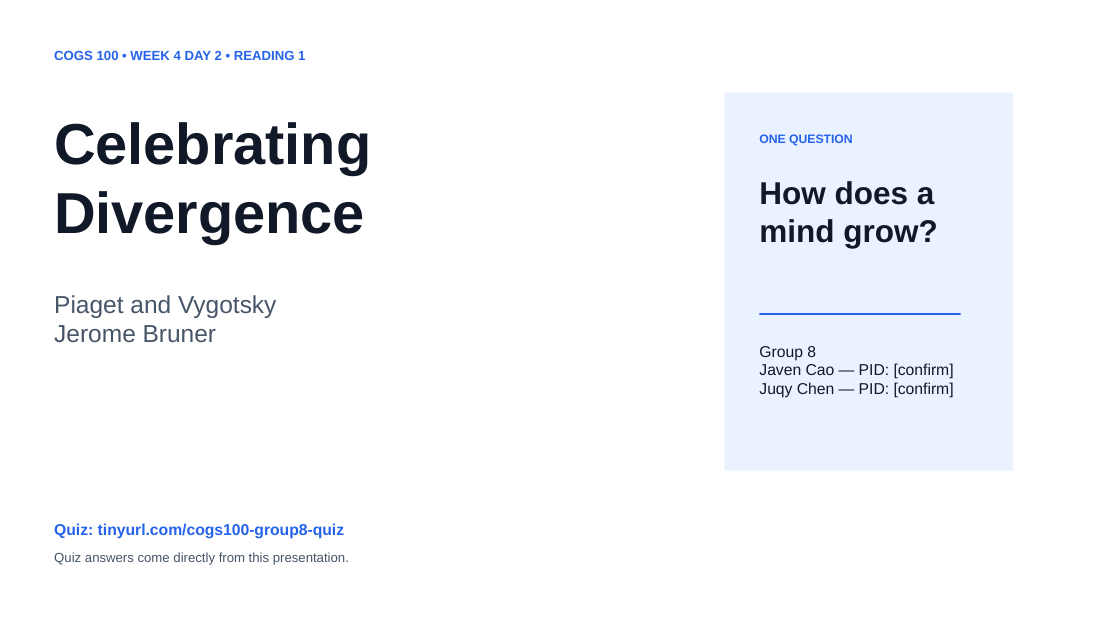
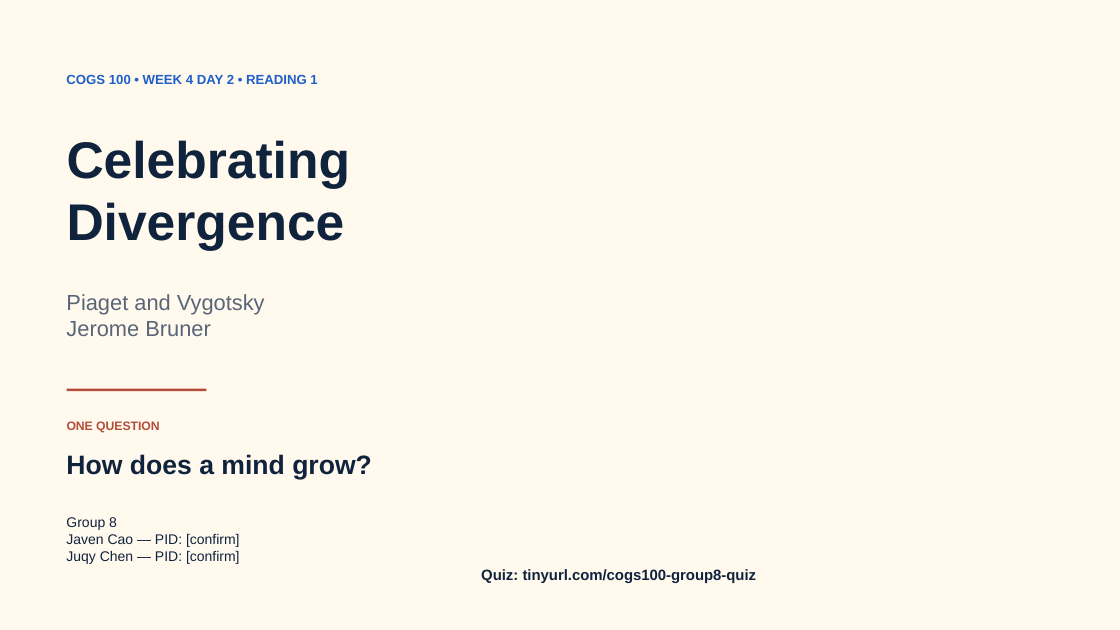
Before and after one commit to j-a-v-e-n/knowledge-vault, a slide deck: slide 1 of outputs/COGS100_Group8_Piaget_Vygotsky.pptx. Drawn at 1120x630 pixels with LibreOffice and Linux fonts; fonts in the diff are those of the drawing; background and template pictures are left out. Boxes give left, top, right and bottom in pixels: in the first picture for what was removed or moved away, otherwise in the second. Text is boxed around its words. In the diff, an @@ line names an element or a change of style, - is before the commit and + after.

```diff
--- a/outputs/COGS100_Group8_Piaget_Vygotsky.pptx
+++ b/outputs/COGS100_Group8_Piaget_Vygotsky.pptx
@@ background #FFFFFF to picture (left out) @@
@@ rectangle added at [37,37,444,593], fill #FFF9EE at 94% opacity @@
@@ text "COGS 100 • WEEK 4 ...": place and size @@
-text "COGS 100 • WEEK 4 ..." at [54,50,305,60]
+text "COGS 100 • WEEK 4 ..." at [66,74,317,84]
@@ text "COGS 100 • WEEK 4 ..." at [66,74,317,84]: text colour #2563EB to #1F5FC9 @@
@@ rectangle removed at [724,92,1013,471] @@
@@ text "Celebrating": place and size @@
-text "Celebrating" at [54,122,371,244]
+text "Celebrating" at [67,140,350,251]
@@ text "Celebrating" at [67,140,350,251]: size 49.5 to 44.2 pt, text colour #111827 to #10233D @@
@@ text "Piaget and Vygotsky": place and size @@
-text "Piaget and Vygotsky" at [54,295,276,343]
+text "Piaget and Vygotsky" at [66,294,265,336]
@@ text "Piaget and Vygotsky" at [66,294,265,336]: size 21 to 18.8 pt, text colour #475569 to #596678 @@
@@ rectangle removed at [760,313,961,315] @@
@@ rectangle added at [66,388,207,391], fill #B44D3A @@
@@ text "ONE QUESTION": place and size @@
-text "ONE QUESTION" at [759,134,853,146]
+text "ONE QUESTION" at [67,421,160,433]
@@ text "ONE QUESTION" at [67,421,160,433]: text colour #2563EB to #B44D3A @@
@@ text "How does a mind grow?": place and size @@
-text "How does a mind grow?" at [759,181,937,248]
+text "How does a mind grow?" at [66,454,372,480]
@@ text "How does a mind grow?" at [66,454,372,480]: size 27 to 22.8 pt, text colour #111827 to #10233D @@
@@ text "Group 8": place and size @@
-text "Group 8" at [759,346,954,398]
+text "Group 8" at [66,517,240,564]
@@ text "Group 8" at [66,517,240,564]: size 13.5 to 12 pt, text colour #111827 to #10233D @@
@@ text removed at [54,552,349,565] @@
-Quiz answers come directly from this presentation.
@@ text "Quiz: tinyurl.com/cogs100-group8-quiz": place and size @@
-text "Quiz: tinyurl.com/cogs100-group8-quiz" at [54,523,344,539]
+text "Quiz: tinyurl.com/cogs100-group8-quiz" at [481,569,757,583]
@@ text "Quiz: tinyurl.com/cogs100-group8-quiz" at [481,569,757,583]: size 13.5 to 12.8 pt, text colour #2563EB to #10233D @@
```
Also in this commit, not shown: 11 other slides changed, 19 other files.
